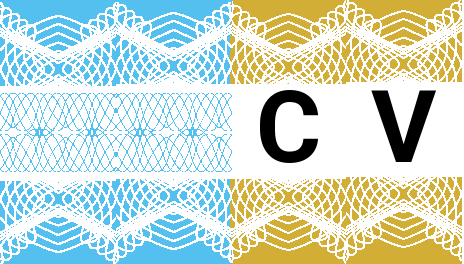
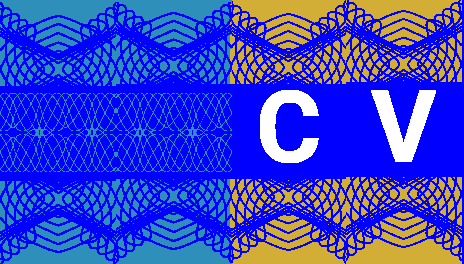
Layered file, before and after one edit (464 x 264). Changes by layer:
painted on "C V" over [260, 90, 436, 163]
painted on "guil.png copy" over [0, 2, 232, 264]
painted on "guil.png copy #2" over [232, 0, 464, 264]
painted on "guil.png copy #1" over [0, 0, 232, 264]
